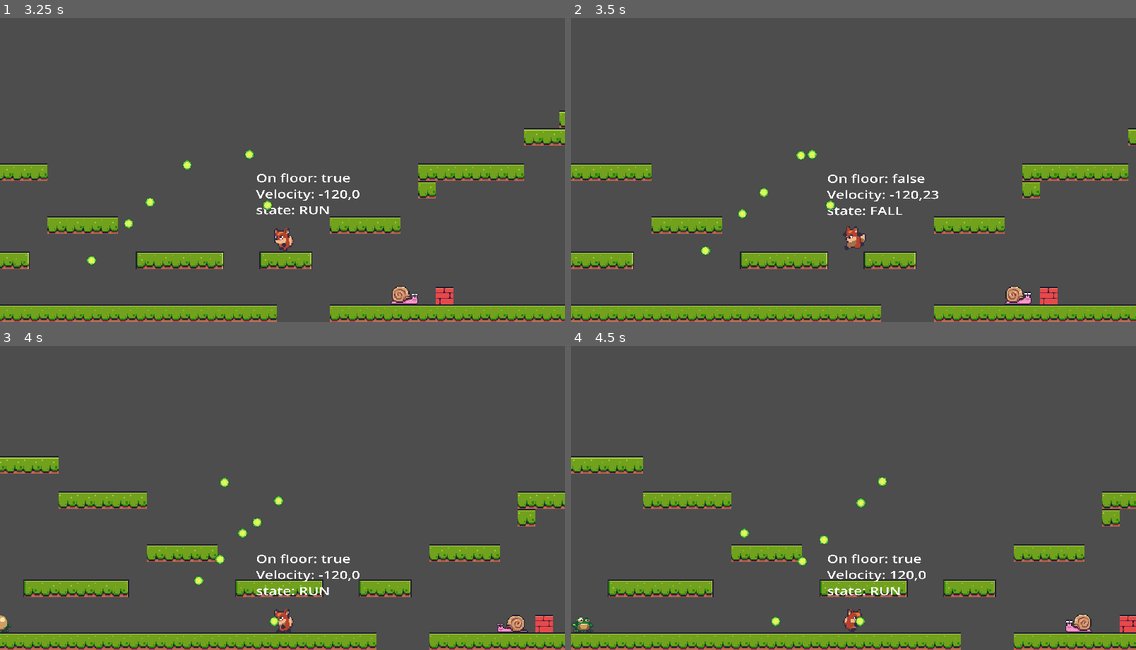
Above: before the commit, frames 1-4 (two rows, left to right).
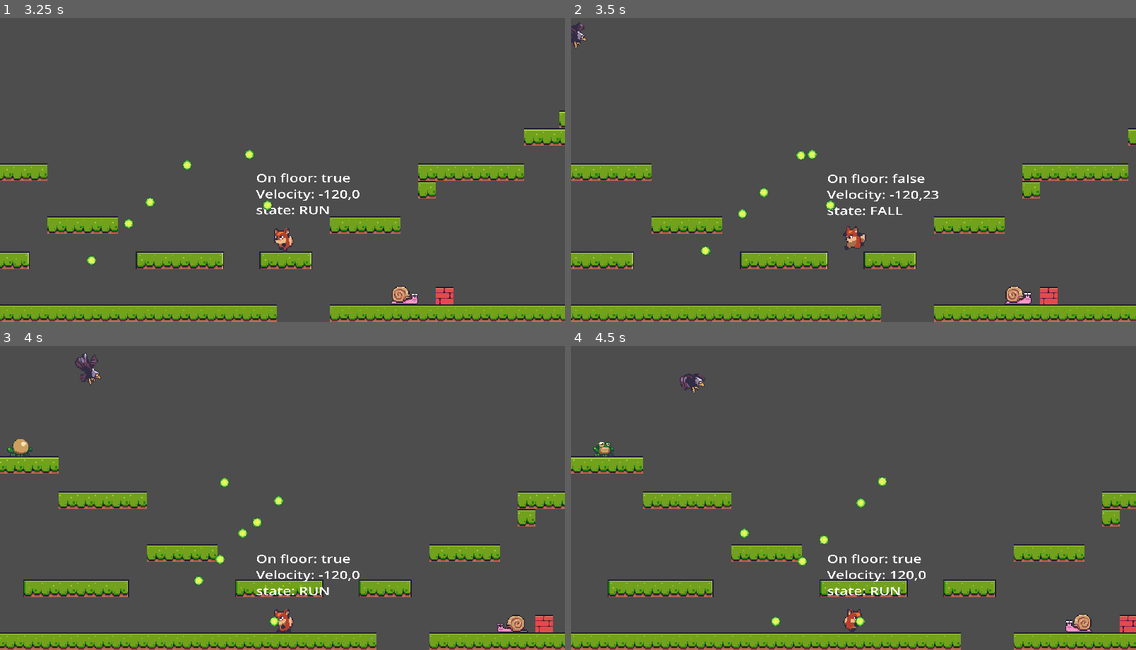
Above: after the commit, the same moments.

Repository: Thifall/Foxy
Game: Godot game, scene res://Scenes/Levels/level_base/level_base.tscn
Same seed, same stepped clock (60 frames per second), same inputs: the game is played once before the commit and once after it.
Inputs:
- Up to frame 1 (3.25 s): hold Right (Right) 0.53-2.03 s; tap B (bullet) at 0.6, 1.55, 2.1, 3.05 s; tap Up (Jump) at 0.77, 1.52, 3.02 s; tap Space (shoot) at 0.8, 1.35, 2.3, 2.85 s; hold Left (Left) from 2.03 s (still down)
- Up to frame 2 (3.5 s): keep holding Left (Left)
- Up to frame 3 (4 s): keep holding Left (Left); tap B (bullet) at 3.6 s; tap Up (Jump) at 3.77 s; tap Space (shoot) at 3.8 s
- Up to frame 4 (4.5 s): release Left (Left) at 4.28 s; hold Right (Right) from 4.28 s (still down); tap Space (shoot) at 4.35 s

Frame 1 is identical in both runs. In frame 2, 0.2% of the frame differs, in the area x 0-3%, y 1-10%; in frame 3, 0.5%, in the area x 0-18%, y 2-95%; in frame 4, 0.5%.

Commit message:
[jm][+] Added new enemy: eagle,

Diff:
--- /dev/null
+++ b/Scenes/Enemies/Eagle/eagle.gd
@@ -0,0 +1,37 @@
+extends EnemyBase
+
+@onready var shooter: Shooter = $Shooter
+@onready var animated_sprite_2d: AnimatedSprite2D = $AnimatedSprite2D
+@onready var player_detector: RayCast2D = $PlayerDetector
+@onready var direction_timer: Timer = $DirectionTimer
+
+const FLY_SPEED: Vector2 = Vector2(35,15)
+
+var _flyDirection: Vector2 = Vector2.ZERO
+
+# Called every frame. 'delta' is the elapsed time since the previous frame.
+func _physics_process(delta: float) -> void:
+	super._physics_process(delta)
+	velocity = _flyDirection
+	move_and_slide()
+	shoot()
+
+func shoot() -> void:
+	if player_detector.is_colliding():
+		shooter.shoot(global_position.direction_to(_playerReference.global_position))
+
+func _fly_to_player() -> void:
+	var xDir = sign(_playerReference.global_position.x - global_position.x)
+	if xDir > 0:
+		animated_sprite_2d.flip_h = true
+	else:
+		animated_sprite_2d.flip_h = false
+	_flyDirection = Vector2(xDir, 1) * FLY_SPEED
+
+func _on_direction_timer_timeout() -> void:
+	_fly_to_player()
+
+func _on_visible_on_screen_enabler_2d_screen_entered() -> void:
+	animated_sprite_2d.play("fly")
+	direction_timer.start()
+	_fly_to_player()
--- /dev/null
+++ b/Scenes/Enemies/Eagle/eagle.tscn
@@ -0,0 +1,79 @@
+[gd_scene load_steps=12 format=3 uid="uid://cn6chdadfcdck"]
+
+[ext_resource type="PackedScene" uid="uid://djwjk3dk03tnc" path="res://Scenes/Enemies/EnemyBase.tscn" id="1_ikfqy"]
+[ext_resource type="Texture2D" uid="uid://baely4f0xgtv4" path="res://assets/enemies/eagle/eagle-attack.png" id="2_rmu7m"]
+[ext_resource type="Script" path="res://Scenes/Enemies/Eagle/eagle.gd" id="2_sofdr"]
+[ext_resource type="PackedScene" uid="uid://ceojjtk5b35vn" path="res://Scenes/Shooter/shooter.tscn" id="3_0uncf"]
+
+[sub_resource type="AtlasTexture" id="AtlasTexture_i1p3i"]
+atlas = ExtResource("2_rmu7m")
+region = Rect2(0, 0, 40, 41)
+
+[sub_resource type="AtlasTexture" id="AtlasTexture_6jslq"]
+atlas = ExtResource("2_rmu7m")
+region = Rect2(40, 0, 40, 41)
+
+[sub_resource type="AtlasTexture" id="AtlasTexture_004fo"]
+atlas = ExtResource("2_rmu7m")
+region = Rect2(80, 0, 40, 41)
+
+[sub_resource type="AtlasTexture" id="AtlasTexture_lh7cu"]
+atlas = ExtResource("2_rmu7m")
+region = Rect2(120, 0, 40, 41)
+
+[sub_resource type="SpriteFrames" id="SpriteFrames_nbmbb"]
+animations = [{
+"frames": [{
+"duration": 1.0,
+"texture": SubResource("AtlasTexture_i1p3i")
+}, {
+"duration": 1.0,
+"texture": SubResource("AtlasTexture_6jslq")
+}, {
+"duration": 1.0,
+"texture": SubResource("AtlasTexture_004fo")
+}, {
+"duration": 1.0,
+"texture": SubResource("AtlasTexture_lh7cu")
+}],
+"loop": true,
+"name": &"fly",
+"speed": 6.0
+}]
+
+[sub_resource type="CircleShape2D" id="CircleShape2D_78v5c"]
+
+[sub_resource type="CircleShape2D" id="CircleShape2D_ferp6"]
+radius = 2.0
+
+[node name="Eagle" instance=ExtResource("1_ikfqy")]
+collision_mask = 0
+script = ExtResource("2_sofdr")
+
+[node name="AnimatedSprite2D" parent="." index="1"]
+sprite_frames = SubResource("SpriteFrames_nbmbb")
+animation = &"fly"
+frame_progress = 0.799697
+
+[node name="CollisionShape2D" parent="HitBox" index="0"]
+shape = SubResource("CircleShape2D_78v5c")
+
+[node name="CollisionShape2D" parent="." index="3"]
+shape = SubResource("CircleShape2D_ferp6")
+
+[node name="DirectionTimer" type="Timer" parent="." index="4"]
+wait_time = 3.0
+
+[node name="PlayerDetector" type="RayCast2D" parent="." index="5"]
+target_position = Vector2(0, 300)
+collision_mask = 2
+collide_with_areas = true
+collide_with_bodies = false
+
+[node name="Shooter" parent="." index="6" instance=ExtResource("3_0uncf")]
+speed = 120.0
+lifeSpan = 10.0
+bulletKey = 3
+shootDelay = 1.5
+
+[connection signal="timeout" from="DirectionTimer" to="." method="_on_direction_timer_timeout"]
--- a/Scenes/Levels/level_base/level_base.tscn
+++ b/Scenes/Levels/level_base/level_base.tscn
@@ -6,6 +6,7 @@
 [ext_resource type="PackedScene" uid="uid://c5yyq6hrilwa" path="res://Scenes/ObjectMaker/ObjectMaker.tscn" id="3_ke24f"]
 [ext_resource type="PackedScene" uid="uid://b8kvf1jev1how" path="res://Scenes/Enemies/snail/snail.tscn" id="5_5hvcd"]
 [ext_resource type="PackedScene" uid="uid://b2qnxetitoola" path="res://Scenes/Enemies/frog/frog.tscn" id="6_ke400"]
+[ext_resource type="PackedScene" uid="uid://cn6chdadfcdck" path="res://Scenes/Enemies/Eagle/eagle.tscn" id="7_8xgex"]
 
 [sub_resource type="TileSetAtlasSource" id="TileSetAtlasSource_6vqvf"]
 texture = ExtResource("1_ewv22")
@@ -235,4 +236,7 @@
 position = Vector2(335, -58)
 
 [node name="Frog" parent="Enemies" instance=ExtResource("6_ke400")]
-position = Vector2(-119, -28)
+position = Vector2(-100, -198)
+
+[node name="Eagle" parent="Enemies" instance=ExtResource("7_8xgex")]
+position = Vector2(-58, -263)
--- a/Scenes/player/player.tscn
+++ b/Scenes/player/player.tscn
@@ -121,6 +121,10 @@
 [sub_resource type="RectangleShape2D" id="RectangleShape2D_vm2ed"]
 size = Vector2(10, 18)
 
+[sub_resource type="CapsuleShape2D" id="CapsuleShape2D_p8xjw"]
+radius = 6.0
+height = 18.0
+
 [node name="Player" type="CharacterBody2D" groups=["Moveables", "Player"]]
 collision_layer = 0
 script = ExtResource("1_kop4w")
@@ -157,3 +161,11 @@
 [node name="Shooter" parent="." instance=ExtResource("4_36evw")]
 lifeSpan = 2.0
 shootDelay = 0.3
+
+[node name="Hitbox" type="Area2D" parent="."]
+collision_layer = 2
+collision_mask = 20
+
+[node name="CollisionShape2D" type="CollisionShape2D" parent="Hitbox"]
+position = Vector2(0, 5)
+shape = SubResource("CapsuleShape2D_p8xjw")
Not shown: 1 places in Scenes/Levels/level_base/level_base.tscn that only renumber resources
Not shown: 1 places in Scenes/player/player.tscn that only renumber resources
